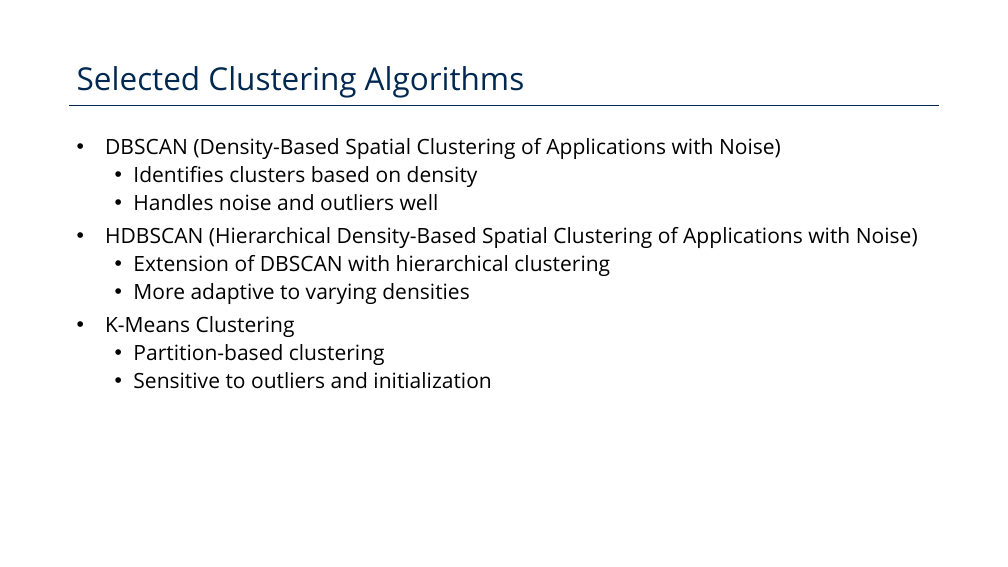
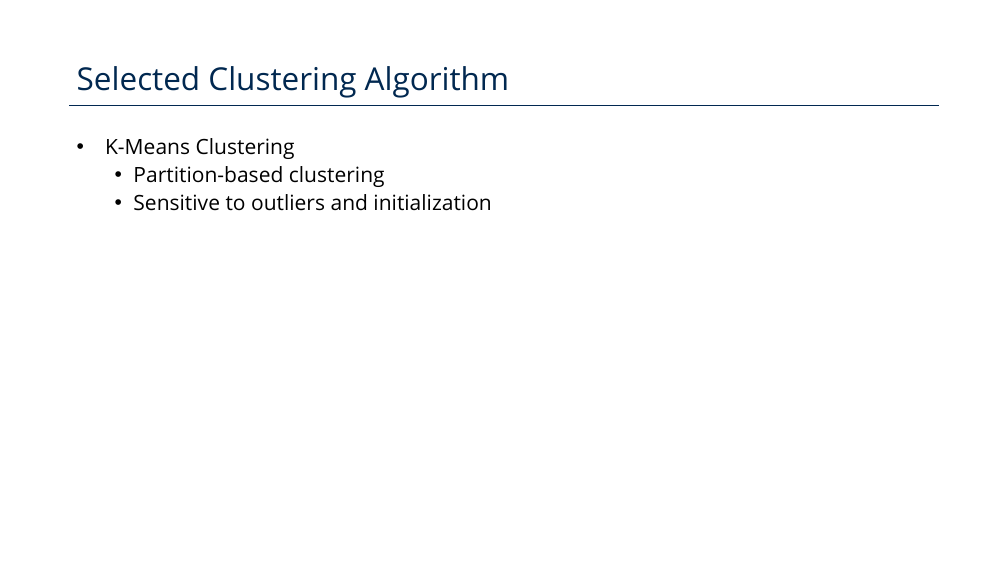
Before and after one commit to Poison-Cluster/poison-cluster, a slide deck: slide 3 of poison_cluster.pptx. Drawn at 1008x567 pixels with LibreOffice and Linux fonts; fonts in the diff are those of the drawing; background and template pictures are left out. Boxes give left, top, right and bottom in pixels: in the first picture for what was removed or moved away, otherwise in the second. Text is boxed around its words. In the diff, an @@ line names an element or a change of style, - is before the commit and + after.

Commit message:
update presentation

```diff
--- a/poison_cluster.pptx
+++ b/poison_cluster.pptx
@@ text at (x1=77, y1=66, x2=510, y2=98): text changed @@
-Selected Clustering Algorithms
+Selected Clustering Algorithm
@@ text at (x1=105, y1=138, x2=918, y2=304): paragraphs removed @@
-• DBSCAN (Density-Based Spatial Clustering of Applications with Noise)
-  • Identifies clusters based on density
-  • Handles noise and outliers well
-• HDBSCAN (Hierarchical Density-Based Spatial Clustering of Applications with Noise)
-  • Extension of DBSCAN with hierarchical clustering
-  • More adaptive to varying densities
```
Also in this commit, not shown: 3 other slides changed, 1 slide added, 1 slide removed, 1 other file.
